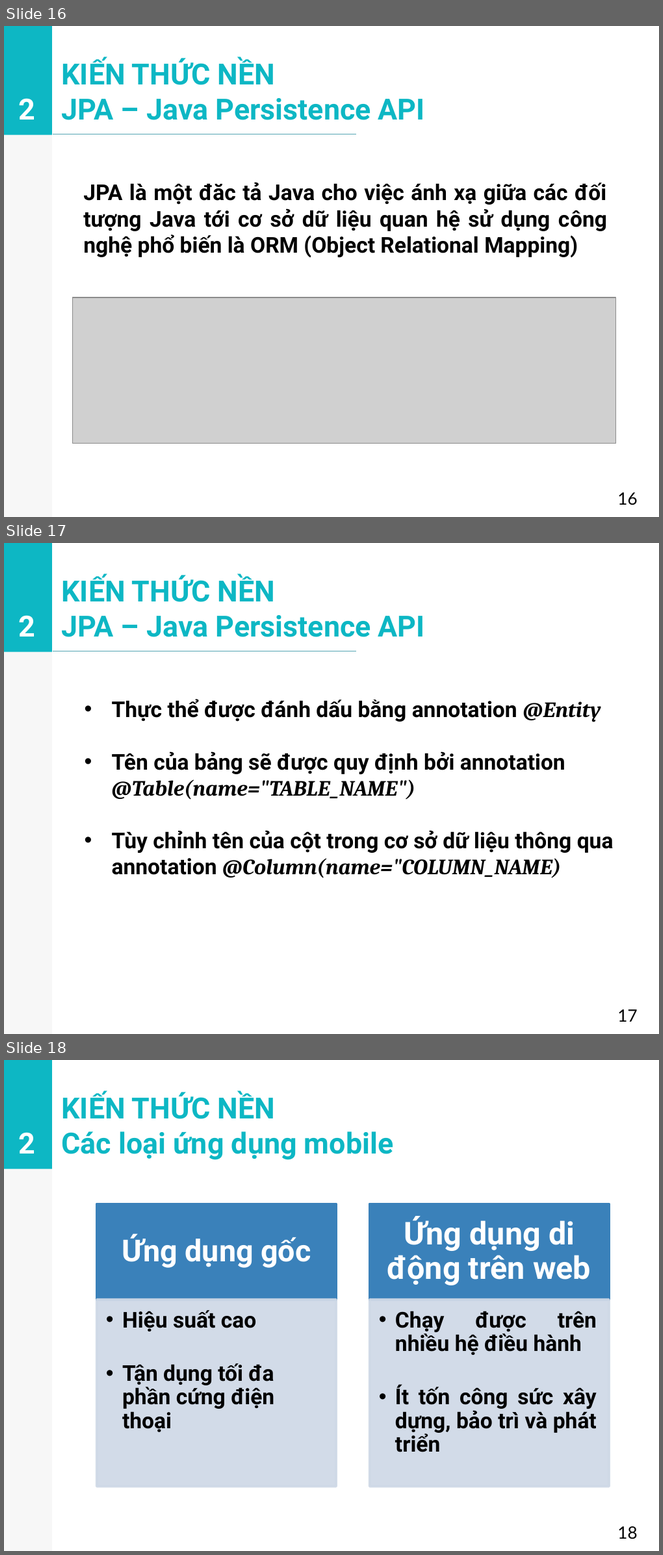
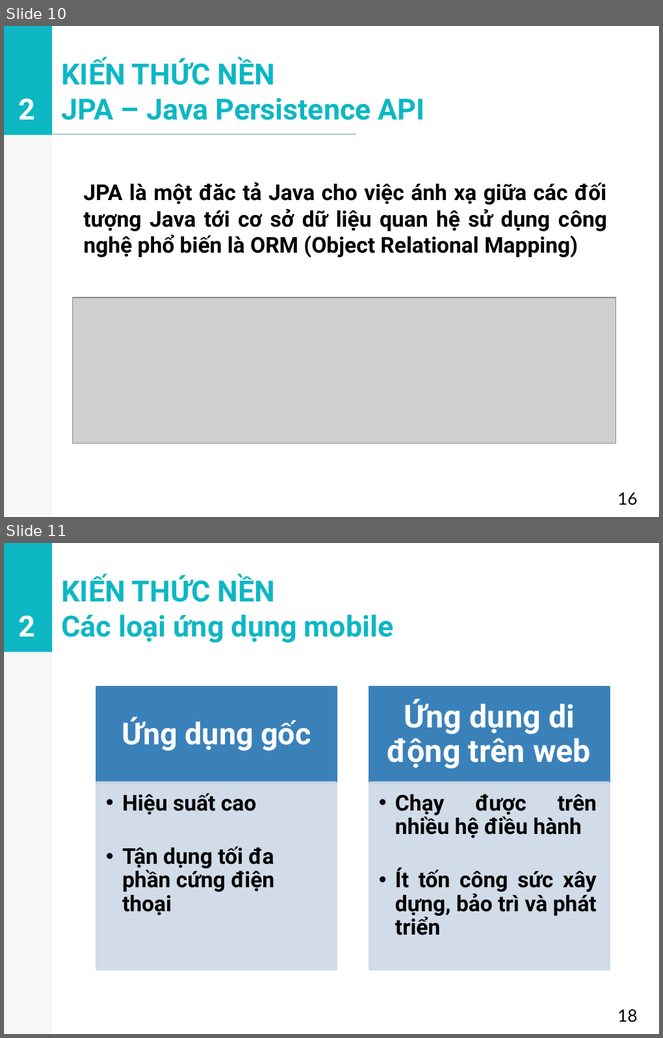
Before and after one commit to vovanluan/TTTN, a slide deck: BaoCao.pptx. Shown one above the other, each under a label of ours: slides 16, 17 and 18 before the commit, slides 10 and 11 after it. The pictures are 663x1555 and 663x1038 pixels, drawn with LibreOffice and Linux fonts; fonts in the diff are those of the drawing; grey boxes stand for pictures. Boxes give left, top, right and bottom in pixels: in the first picture for what was removed or moved away, otherwise in the second. Text is boxed around its words. In the diff, an @@ line names an element or a change of style, - is before the commit and + after.

```diff
--- a/BaoCao.pptx
+++ b/BaoCao.pptx
@@ slide 17 removed at (x1=4, y1=543, x2=659, y2=1034), background #FFFFFF; not listed: 2 template elements that a slide beside it also shows @@
@@ text removed at (x1=62, y1=575, x2=425, y2=637) @@
-KIẾN THỨC NỀN
-JPA – Java Persistence API
@@ text removed at (x1=18, y1=615, x2=35, y2=637) @@
-2
@@ line removed from (53, 652) to (356, 652) @@
@@ text removed at (x1=112, y1=699, x2=614, y2=878) @@
-• Thực thể được đánh dấu bằng annotation @Entity
-• Tên của bảng sẽ được quy định bởi annotation @Table(name="TABLE_NAME")
-• Tùy chỉnh tên của cột trong cơ sở dữ liệu thông qua annotation @Column(name="COLUMN_NAME)
@@ text removed at (x1=618, y1=1010, x2=637, y2=1022) @@
-17
@@ what was slide 16 is now slide 10 @@
@@ what was slide 18 is now slide 11 @@
```
Also in this commit, not shown: 4 slides changed, 6 other slides removed.
